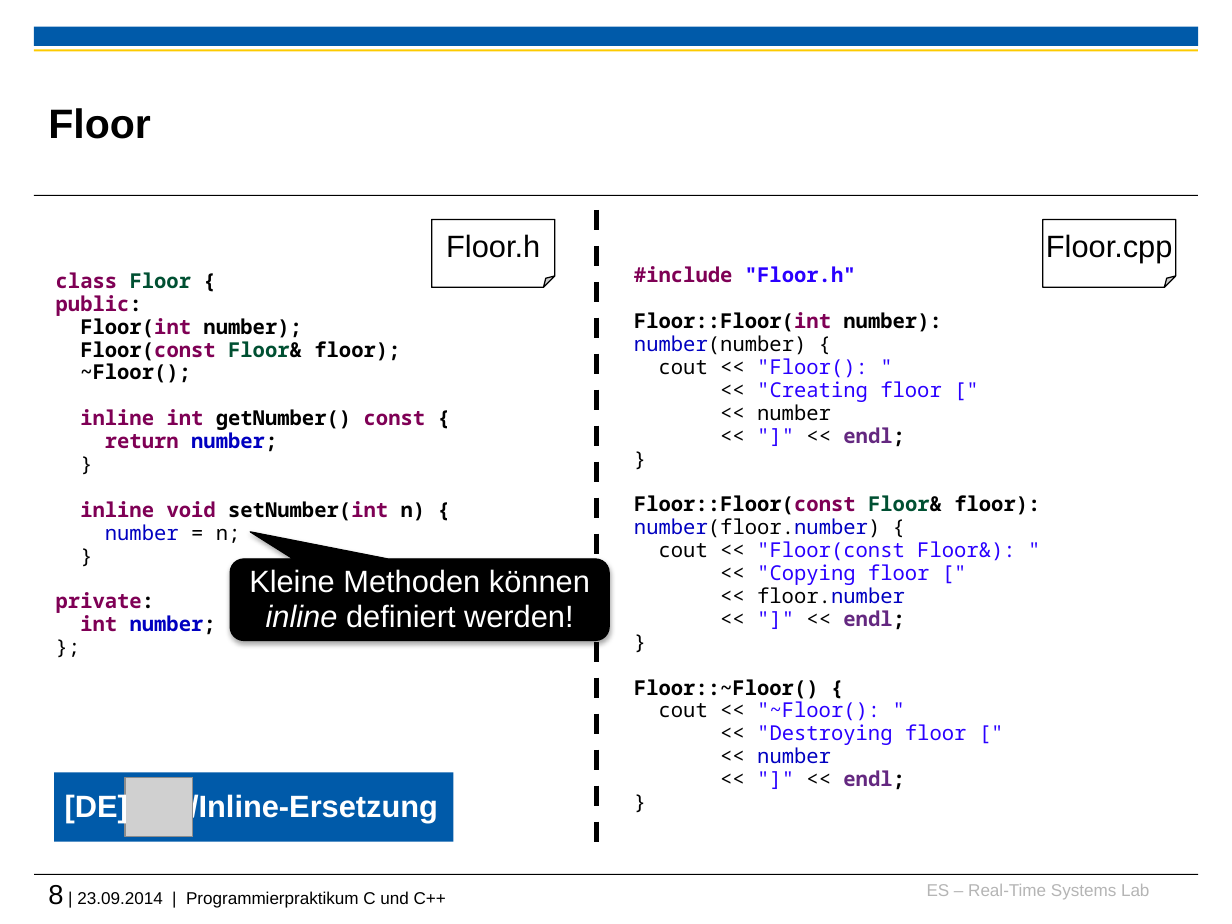
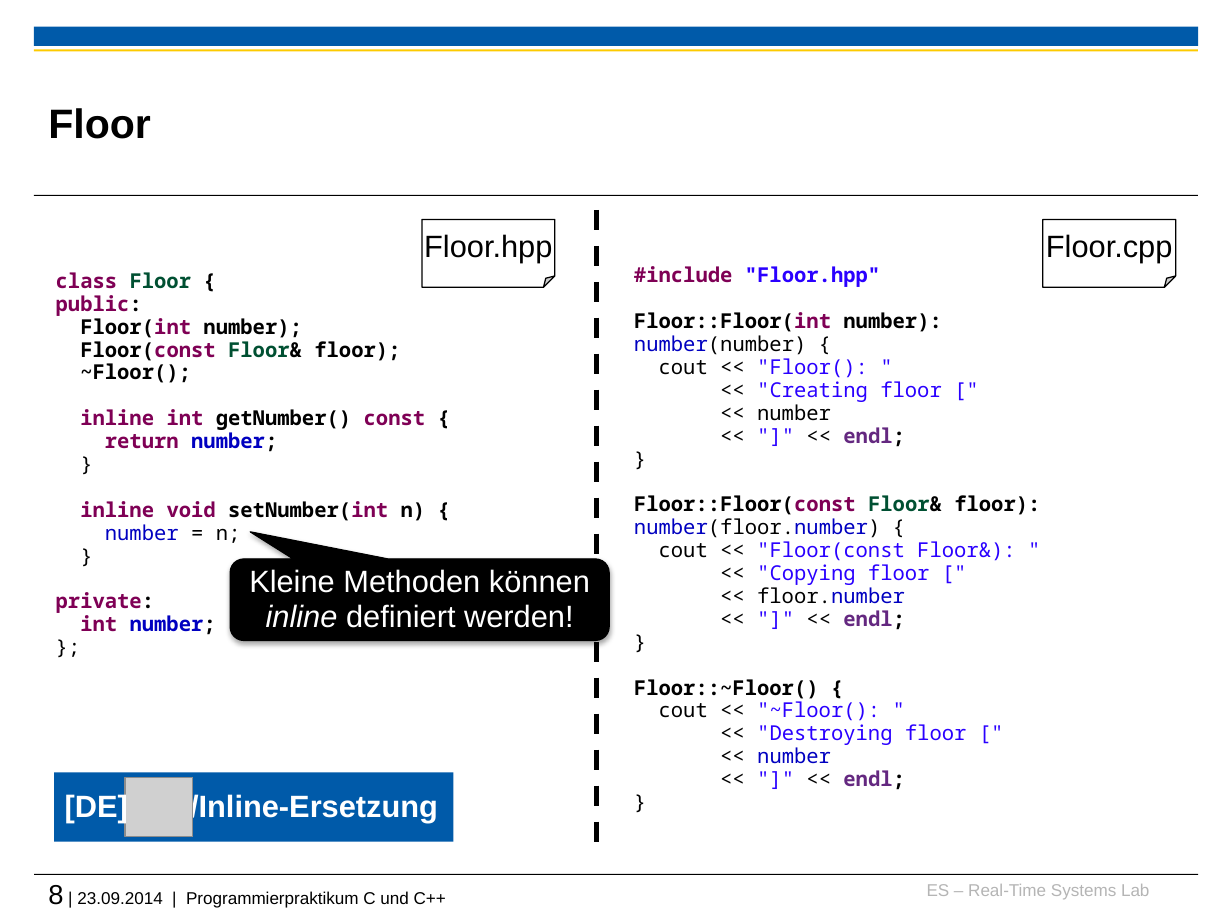
Before and after one commit to h82k/tud-cppp, a slide deck: slide 8 of Vorlesung/3 Vererbung-Polymorphie.pptx. Drawn at 1232x924 pixels with LibreOffice and Linux fonts; fonts in the diff are those of the drawing; grey boxes stand for pictures; background and template pictures are left out. Boxes give left, top, right and bottom in pixels: in the first picture for what was removed or moved away, otherwise in the second. Text is boxed around its words. In the diff, an @@ line names an element or a change of style, - is before the commit and + after.

```diff
--- a/Vorlesung/3 Vererbung-Polymorphie.pptx
+++ b/Vorlesung/3 Vererbung-Polymorphie.pptx
@@ folded corner "Floor.hpp" resized from (x1=431, y1=219, x2=554, y2=287) to (x1=423, y1=219, x2=556, y2=287) @@
@@ text in folded corner at (x1=424, y1=234, x2=552, y2=263): text changed @@
-Floor.h
+Floor.hpp
@@ text at (x1=634, y1=266, x2=880, y2=287): text changed @@
-#include "Floor.h"
+#include "Floor.hpp"
```
Also in this commit, not shown: 6 other slides changed, 5 other files.
